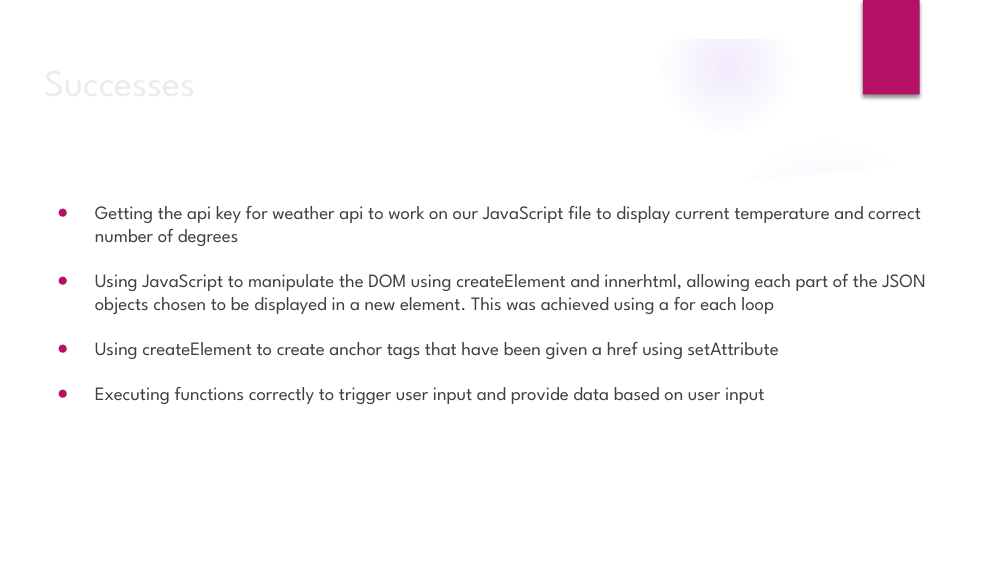
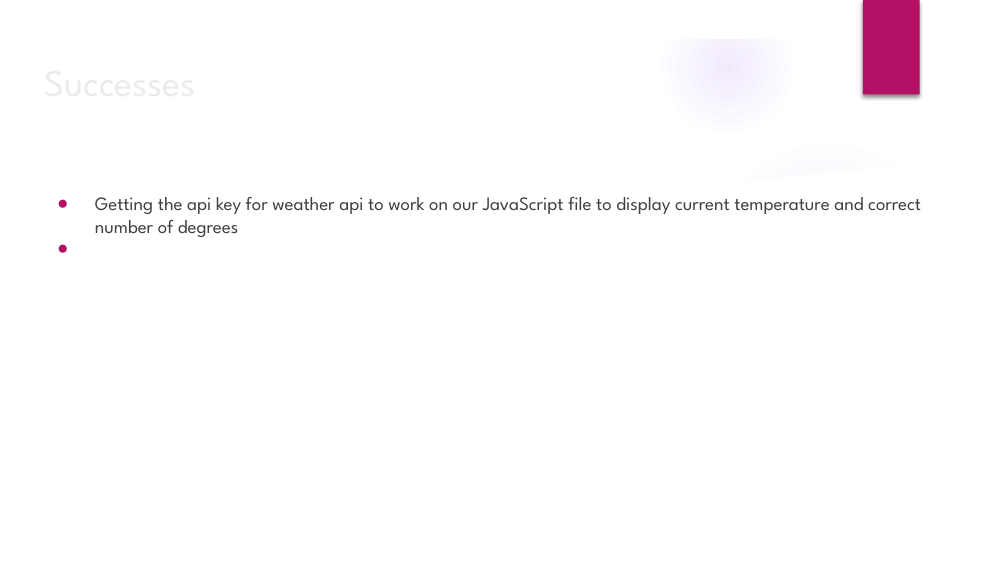
Before and after one commit to sdesire/APIs-For-IPAs, a slide deck: slide 7 of Project Presentation.pptx. Drawn at 1008x567 pixels with LibreOffice and Linux fonts; fonts in the diff are those of the drawing; background and template pictures are left out. Boxes give left, top, right and bottom in pixels: in the first picture for what was removed or moved away, otherwise in the second. Text is boxed around its words. In the diff, an @@ line names an element or a change of style, - is before the commit and + after.

```diff
--- a/Project Presentation.pptx
+++ b/Project Presentation.pptx
@@ text "Getting the api key for ...": place and size @@
-text "Getting the api key for ..." at box(95, 206, 925, 404)
+text "Getting the api key for ..." at box(95, 197, 921, 237)
@@ text at box(95, 274, 925, 404): paragraphs removed @@
-● Using JavaScript to manipulate the DOM using createElement and innerhtml, allowing each part of the JSON objects chosen to be displayed in a new element. This was achieved using a for each loop
-● Using createElement to create anchor tags that have been given a href using setAttribute
-● Executing functions correctly to trigger user input and provide data based on user input
```
Also in this commit, not shown: 7 other slides changed.
